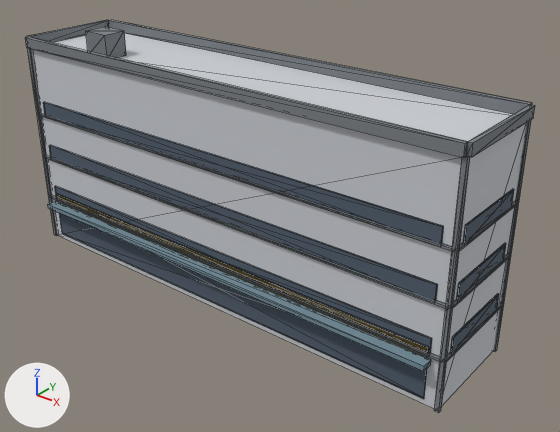
One commit to the glTF model public/buildings/lot_4x1.glb: the scene before it, then after it.
One viewpoint serves both versions: a 50 mm camera at (43.4, -28.7, 25.5) aimed at (17.6, 3.7, 5.4). Arrows for +X, +Y and +Z are at lower left; the lights stay in place. The picture after the commit comes second. Mesh edges are drawn as thin lines. Vertices at exactly the same position are counted once.

Objects in the first picture: 'lot_4x1'.
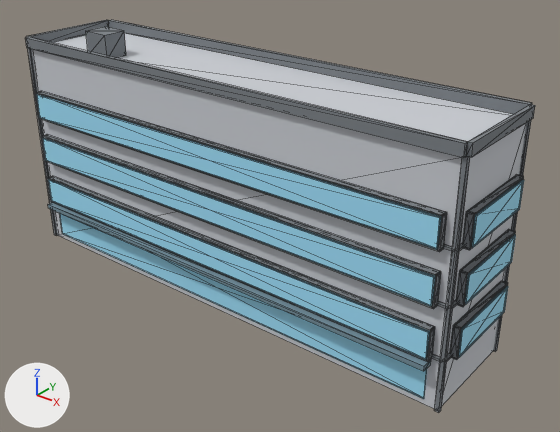
Changed parts and their boxes (x1, y1, x2, y2) in the pictures (560 x 432 px):
'lot_4x1', recoloured, reshaped
    both: (26, 20, 535, 413)
part 1 of me_lot_4x1, added
    after: (49, 176, 434, 331)
part 2 of me_lot_4x1, added
    after: (52, 201, 428, 361)
part 3 of me_lot_4x1, added
    after: (427, 326, 435, 362)
part 4 of me_lot_4x1, added
    after: (454, 281, 508, 329)
part 5 of me_lot_4x1, added
    after: (450, 325, 461, 360)
part 6 of me_lot_4x1, added
    after: (43, 135, 441, 276)
part 7 of me_lot_4x1, added
    after: (46, 161, 433, 308)
part 8 of me_lot_4x1, added
    after: (432, 271, 441, 309)
part 9 of me_lot_4x1, added
    after: (460, 229, 515, 274)
part 10 of me_lot_4x1, rebuilt (mostly hidden afterwards)
    before: (451, 294, 499, 352)
    after: (459, 292, 500, 346)
part 11 of me_lot_4x1, rebuilt (mostly hidden afterwards)
    before: (457, 243, 506, 300)
    after: (465, 241, 507, 294)
part 12 of me_lot_4x1, rebuilt (mostly hidden afterwards)
    before: (463, 189, 514, 243)
    after: (472, 185, 515, 238)
part 13 of me_lot_4x1, rebuilt (mostly hidden afterwards)
    before: (49, 145, 438, 301)
    after: (48, 139, 435, 301)
part 14 of me_lot_4x1, rebuilt
    before: (55, 186, 432, 354)
    after: (54, 181, 430, 354)
part 15 of me_lot_4x1, rebuilt
    before: (43, 102, 444, 244)
    after: (42, 95, 441, 244)
part 16 of me_lot_4x1, added
    after: (36, 91, 524, 360)

Patch to the scene script:
```diff
--- a/public/buildings/lot_4x1.glb.py
+++ b/public/buildings/lot_4x1.glb.py
@@ mat_lot_4x1_glass @@
 mat_lot_4x1_glass = principled_material('lot_4x1_glass')
-mat_lot_4x1_glass.base_color = (0.08, 0.11, 0.15)  # greyish blue #505d6c
+mat_lot_4x1_glass.base_color = (0.35, 0.75, 0.95)  # cyan #a0e1f9
 mat_lot_4x1_glass.roughness = 0.85
@@ me_lot_4x1 @@
 # used by ob_lot_4x1; location = (0.0, 0.0, 0.0)
-me_lot_4x1.from_pydata(...)  # 284 vertices, 444 faces; spans x -0.2..30.8, y -0.8..6.8, z 0.0..15.0
+me_lot_4x1.from_pydata(...)  # 764 vertices, 1164 faces; spans x -0.5..31.0, y -0.8..7.0, z 0.0..15.0
+# me_lot_4x1 part 1: a new loose piece, a box spanning x 0.59..29.91, y -0.42..-0.04, z 4.65..4.73, in mat_lot_4x1_trim (grey #7c8186)
+# me_lot_4x1 part 2: a new loose piece, a box spanning x 0.59..29.91, y -0.42..-0.04, z 2.92..3.0, in mat_lot_4x1_trim (grey #7c8186)
+# me_lot_4x1 part 3: a new loose piece, a box spanning x 29.85..29.93, y -0.42..-0.04, z 2.92..4.73, in mat_lot_4x1_trim (grey #7c8186)
+# me_lot_4x1 part 4: a new loose piece, a box spanning x 30.54..30.92, y 0.59..5.91, z 4.65..4.73, in mat_lot_4x1_trim (grey #7c8186)
+# me_lot_4x1 part 5: a new loose piece, a box spanning x 30.54..30.92, y 0.57..0.65, z 2.92..4.73, in mat_lot_4x1_trim (grey #7c8186)
+# me_lot_4x1 part 6: a new loose piece, a box spanning x 0.59..29.91, y -0.42..-0.04, z 7.65..7.73, in mat_lot_4x1_trim (grey #7c8186)
+# me_lot_4x1 part 7: a new loose piece, a box spanning x 0.59..29.91, y -0.42..-0.04, z 5.92..6.0, in mat_lot_4x1_trim (grey #7c8186)
+# me_lot_4x1 part 8: a new loose piece, a box spanning x 29.85..29.93, y -0.42..-0.04, z 5.92..7.73, in mat_lot_4x1_trim (grey #7c8186)
+# me_lot_4x1 part 9: a new loose piece, a box spanning x 30.54..30.92, y 0.59..5.91, z 7.65..7.73, in mat_lot_4x1_trim (grey #7c8186)
+# me_lot_4x1 part 10: the loose piece of 8 vertices spanning x 30.5..30.6, y 0.7..5.8, z 3.0..4.0 is rebuilt with 8 vertices and now spans x 30.6, y 0.8..5.7, z 3.1..4.5
+# me_lot_4x1 part 11: the loose piece of 8 vertices spanning x 30.5..30.6, y 0.7..5.8, z 6.0..7.0 is rebuilt with 8 vertices and now spans x 30.6, y 0.8..5.7, z 6.1..7.5
+# me_lot_4x1 part 12: the loose piece of 8 vertices spanning x 30.5..30.6, y 0.7..5.8, z 9.0..10.0 is rebuilt with 8 vertices and now spans x 30.6, y 0.8..5.7, z 9.1..10.5
+# me_lot_4x1 part 13: the loose piece of 8 vertices spanning x 0.7..29.8, y -0.1..0.0, z 6.0..7.0 is rebuilt with 8 vertices and now spans x 0.8..29.7, y -0.1, z 6.1..7.5
+# me_lot_4x1 part 14: the loose piece of 8 vertices spanning x 0.7..29.8, y -0.1..0.0, z 3.0..4.0 is rebuilt with 8 vertices and now spans x 0.8..29.7, y -0.1, z 3.1..4.5
+# me_lot_4x1 part 15: the loose piece of 8 vertices spanning x 0.7..29.8, y -0.1..0.0, z 9.0..10.0 is rebuilt with 8 vertices and now spans x 0.8..29.7, y -0.1, z 9.1..10.5
+# me_lot_4x1 part 16: 240 vertices added at x -0.5..31.0, y -0.5..7.0, z 3.0..10.7
+# other edits to the shape of me_lot_4x1 do not show in these pictures
 me_lot_4x1.materials.append(mat_lot_4x1)
```
